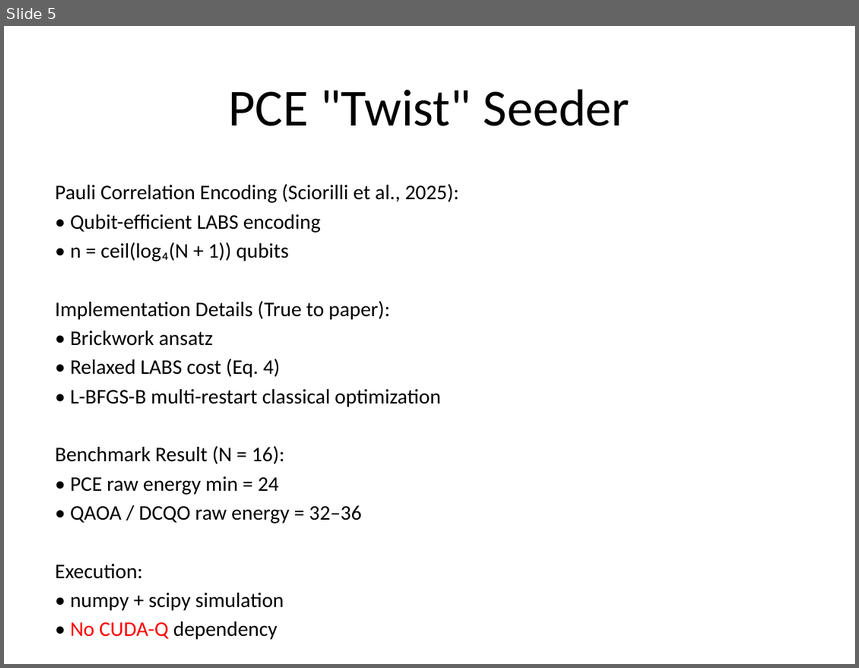
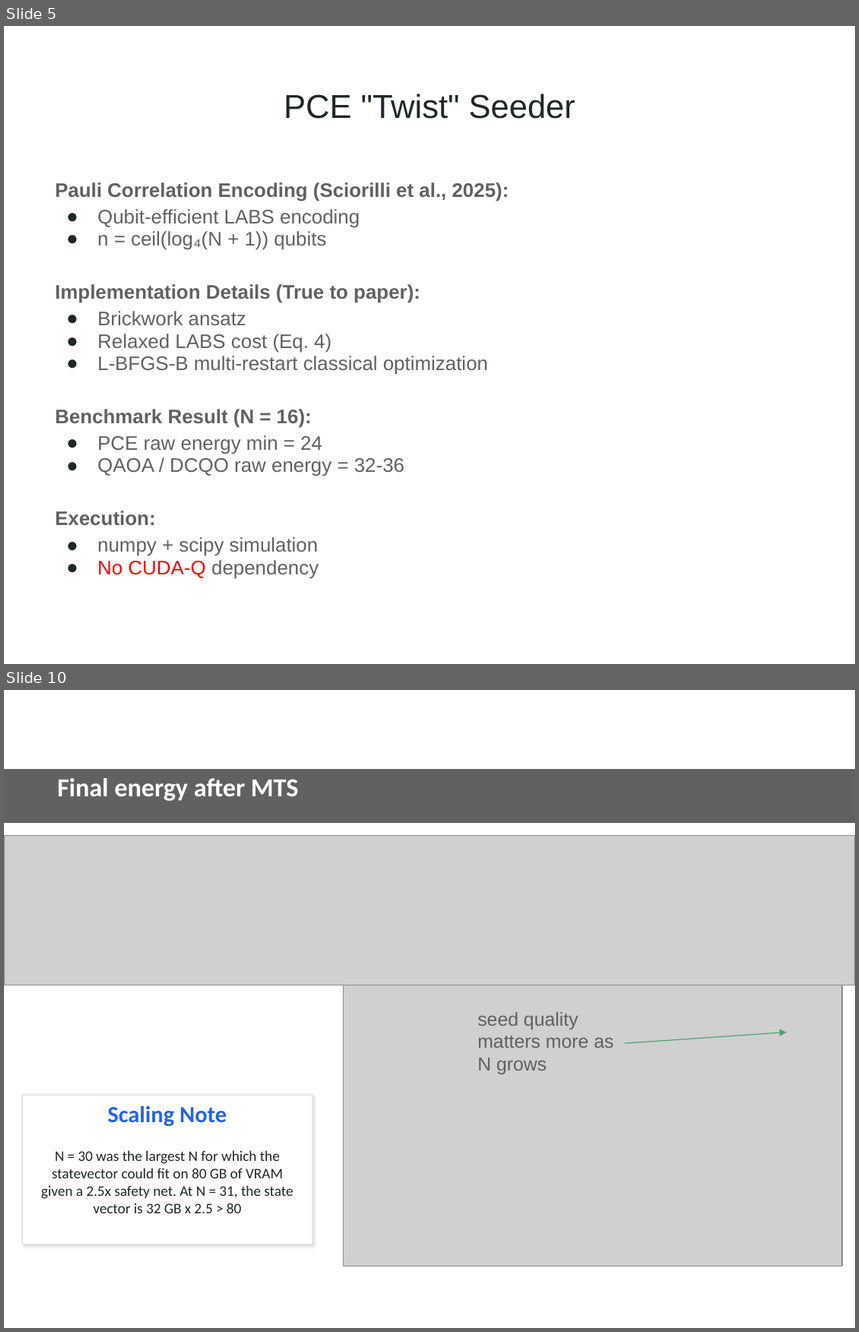
Before and after one commit to benanstrom/2026-NVIDIA, a slide deck: Presentation/FULL_PREZ.pptx. Shown one above the other, each under a label of ours: slide 5 before the commit, slides 5 and 10 after it; the slides between them are not shown. The pictures are 859x668 and 859x1332 pixels, drawn with LibreOffice and Linux fonts; fonts in the diff are those of the drawing; grey boxes stand for pictures. Boxes give left, top, right and bottom in pixels: in the first picture for what was removed or moved away, otherwise in the second. Text is boxed around its words. In the diff, an @@ line names an element or a change of style, - is before the commit and + after.

```diff
--- a/Presentation/FULL_PREZ.pptx
+++ b/Presentation/FULL_PREZ.pptx
@@ slide 10 added at (4, 690, 855, 1328), background #FFFFFF @@
@@ rectangle added at (4, 770, 855, 823), fill #616161, outline #616161 1 pt @@
@@ text added at (57, 778, 299, 801), 22 pt, text #FFFFFF, bold @@
+Final energy after MTS
@@ picture added at (4, 836, 855, 985) @@
@@ picture added at (344, 986, 842, 1267) @@
@@ text added at (477, 1012, 614, 1075), 16 pt, text #616161 @@
+seed quality matters more as N grows
@@ arrow added from (624, 1043) to (787, 1032), #4BA173 0.75 pt @@
@@ rectangle added at (22, 1095, 312, 1244), fill #FFFFFF, outline #E5E7EB 0.96 pt @@
@@ text added at (107, 1106, 227, 1126), 19.6 pt, text #2563EB, bold @@
+Scaling Note
@@ text added at (41, 1151, 293, 1214), 12.4 pt, text #202729 @@
+N = 30 was the largest N for which the statevector could fit on 80 GB of VRAM given a 2.5x safety net. At N = 31, the state vector is 32 GB x 2.5 > 80
@@ slide 5 changed as well @@
@@ title "PCE "Twist" Seeder" at (284, 94, 576, 119): size 44 to 28 pt, font Calibri to Arial, text colour #000000 to #202729 @@
@@ text at (55, 183, 509, 525): size 17.6 to 16.6 pt, font Calibri to Arial, text colour #000000 to #616161, bold on in "Pauli Correlation Encoding (Sciorilli et al., 2025):", "Implementation Details (True to paper):", "Benchmark Result (N = 16):", "Execution:"; line spacing 1 to 0.95; less space between paragraphs @@
@@ text at (97, 209, 360, 250): text changed; size 17.6 to 16.6 pt; font Calibri to Arial; text colour #000000 to #616161 @@
-• Qubit-efficient LABS encoding
-• n = ceil(log₄(N + 1)) qubits
+● Qubit-efficient LABS encoding
+● n = ceil(log₄(N + 1)) qubits
@@ text at (97, 311, 488, 375): text changed; size 17.6 to 16.6 pt; font Calibri to Arial; text colour #000000 to #616161 @@
-• Brickwork ansatz
-• Relaxed LABS cost (Eq. 4)
-• L-BFGS-B multi-restart classical optimization
+● Brickwork ansatz
+● Relaxed LABS cost (Eq. 4)
+● L-BFGS-B multi-restart classical optimization
@@ text at (97, 436, 405, 477): text changed; size 17.6 to 16.6 pt; font Calibri to Arial; text colour #000000 to #616161 @@
-• PCE raw energy min = 24
-• QAOA / DCQO raw energy = 32–36
+● PCE raw energy min = 24
+● QAOA / DCQO raw energy = 32-36
@@ text at (97, 537, 319, 579): text changed; size 17.6 to 16.6 pt; font Calibri to Arial; text colour #000000 to #616161 @@
-• numpy + scipy simulation
-• No CUDA-Q dependency
+● numpy + scipy simulation
+● No CUDA-Q dependency
```
Also in this commit, not shown: 10 other slides changed, 4 other slides added, 1 slide removed.
